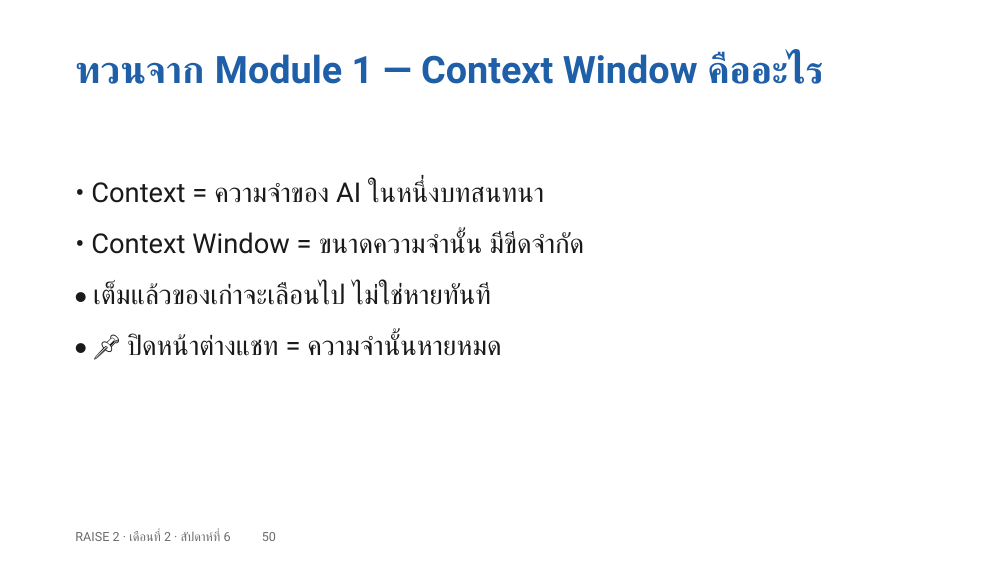
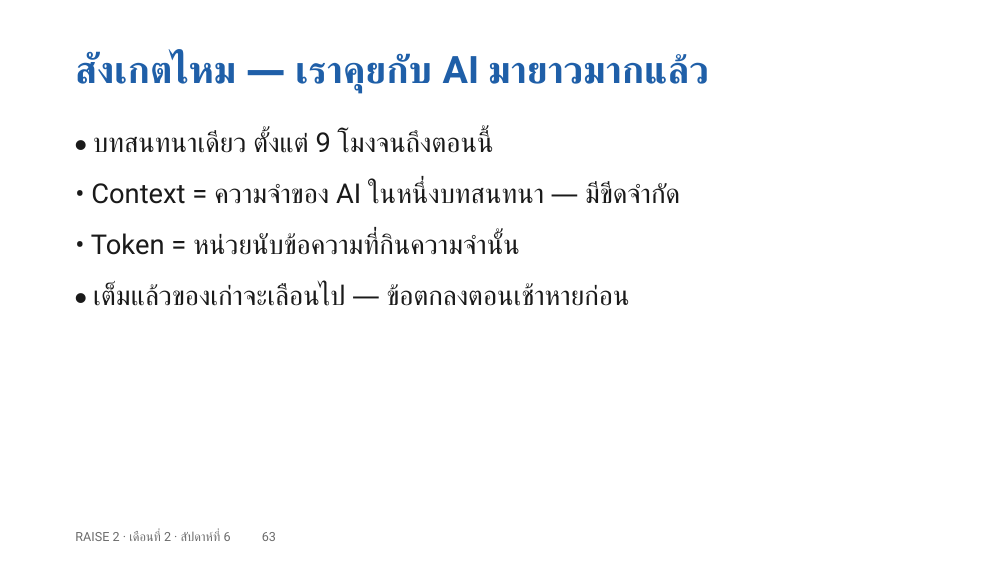
Before and after one commit to cnacha-mfu/raise2-module2, a slide deck: slide 63 of materials/week6/w6-slides.pptx (slide 50 before the commit). Drawn at 1008x567 pixels with LibreOffice and Linux fonts; fonts in the diff are those of the drawing. Boxes give left, top, right and bottom in pixels: in the first picture for what was removed or moved away, otherwise in the second. Text is boxed around its words. In the diff, an @@ line names an element or a change of style, - is before the commit and + after.

```diff
--- a/materials/week6/w6-slides.pptx
+++ b/materials/week6/w6-slides.pptx
@@ text removed at [75, 53, 824, 84] @@
-ทวนจาก Module 1 — Context Window คืออะไร
@@ text added at [75, 53, 710, 93], 36 pt, text #1F5FA8, bold @@
+สังเกตไหม — เราคุยกับ AI มายาวมากแล้ว
@@ text added at [93, 131, 491, 153], 26 pt, text #1A1A1A @@
+• บทสนทนาเดียว ตั้งแต่ 9 โมงจนถึงตอนนี้
@@ text at [91, 182, 680, 204]: text changed @@
-• Context = ความจำของ AI ในหนึ่งบทสนทนา
+• Context = ความจำของ AI ในหนึ่งบทสนทนา — มีขีดจำกัด
@@ text at [91, 233, 520, 255]: text changed @@
-• Context Window = ขนาดความจำนั้น มีขีดจำกัด
+• Token = หน่วยนับข้อความที่กินความจำนั้น
@@ text at [93, 284, 630, 306]: text changed @@
-• เต็มแล้วของเก่าจะเลือนไป ไม่ใช่หายทันที
+• เต็มแล้วของเก่าจะเลือนไป — ข้อตกลงตอนเช้าหายก่อน
@@ text removed at [127, 334, 501, 356] @@
-• 📌 ปิดหน้าต่างแชท = ความจำนั้นหายหมด
@@ text at [75, 531, 276, 541]: text changed @@
-RAISE 2 · เดือนที่ 2 · สัปดาห์ที่ 6 50
+RAISE 2 · เดือนที่ 2 · สัปดาห์ที่ 6 63
```
Also in this commit, not shown: 39 other slides changed, 36 slides added, 33 slides removed, 24 other files.
